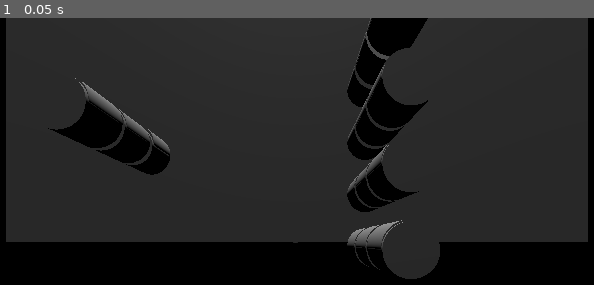
Above: before the commit, frame 1.
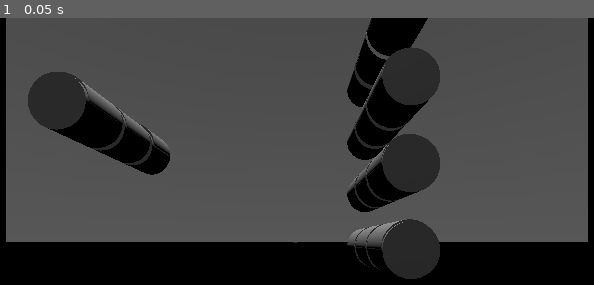
Above: after the commit, the same moment.

Repository: NonstickBoat/rwr
Game: Godot game, scene res://node_3d.tscn
Two runs of this game, one before a commit and one after it. Both use one fixed random seed, a clock stepped at 60 frames per second and the inputs below.
Inputs:
- Up to frame 1 (0.05 s): no input

The runs differ from the first frame. In frame 1, 68% of the frame differs, in the area x 1-99%, y 0-84%.

Commit message:
Teleport prototyp 4

Diff:
--- a/project_files/node_3d.tscn
+++ b/project_files/node_3d.tscn
@@ -70,6 +70,7 @@
 [node name="MeshInstance3D2" type="MeshInstance3D" parent="Level"]
 transform = Transform3D(1, 0, 0, 0, 1, 0, 0, 0, 1, 0, 5, 8.856)
 layers = 2
+material_override = ExtResource("2_yqf7j")
 mesh = SubResource("BoxMesh_owoot")
 
 [node name="StaticBody3D" type="StaticBody3D" parent="Level/MeshInstance3D2"]
@@ -80,6 +81,7 @@
 [node name="MeshInstance3D3" type="MeshInstance3D" parent="Level"]
 transform = Transform3D(-4.37114e-08, 0, 1, 0, 1, 0, -1, 0, -4.37114e-08, 10, 5, -1.5478)
 layers = 2
+material_override = ExtResource("2_yqf7j")
 mesh = SubResource("BoxMesh_owoot")
 
 [node name="StaticBody3D" type="StaticBody3D" parent="Level/MeshInstance3D3"]
@@ -90,6 +92,7 @@
 [node name="MeshInstance3D4" type="MeshInstance3D" parent="Level"]
 transform = Transform3D(1, 0, 0, 0, 1, 0, 0, 0, 1, 0, 5, -10)
 layers = 2
+material_override = ExtResource("2_yqf7j")
 mesh = SubResource("BoxMesh_owoot")
 
 [node name="StaticBody3D" type="StaticBody3D" parent="Level/MeshInstance3D4"]
@@ -100,6 +103,7 @@
 [node name="MeshInstance3D5" type="MeshInstance3D" parent="Level"]
 transform = Transform3D(-4.37114e-08, 0, 1, 0, 1, 0, -1, 0, -4.37114e-08, -9.88966, 5, -1)
 layers = 2
+material_override = ExtResource("2_yqf7j")
 mesh = SubResource("BoxMesh_owoot")
 
 [node name="StaticBody3D" type="StaticBody3D" parent="Level/MeshInstance3D5"]
--- a/project_files/teleport.gd
+++ b/project_files/teleport.gd
@@ -4,12 +4,14 @@
 @onready var marker: MeshInstance3D = $TeleporterMarker
 var xr_origin: XROrigin3D
 var xr_camera: XRCamera3D
+var teleported = false;
 
 func _ready() -> void:
 	xr_origin = get_parent() as XROrigin3D
 	xr_camera = xr_origin.get_node("XRCamera3D") as XRCamera3D
 	marker.visible = false
 	button_pressed.connect(self._on_right_controller_button_pressed)
+	button_released.connect(self._on_right_controller_button_released)
 
 func _process(_delta: float) -> void:
 	if ray.is_colliding():
@@ -20,9 +22,14 @@
 	else:
 		marker.visible = false
 
+func _on_right_controller_button_released(button:String):
+	if(button=="trigger"):
+		teleported=false
+
 func _on_right_controller_button_pressed(button:String):
-	if(button=="trigger"):
+	if(button=="trigger" and not teleported):
 		teleport_now()
+		teleported = true
 
 func teleport_now() -> void:
 	if not ray.is_colliding():
Not shown, changed: docs/index.html
Not shown, changed: docs/index.pck
